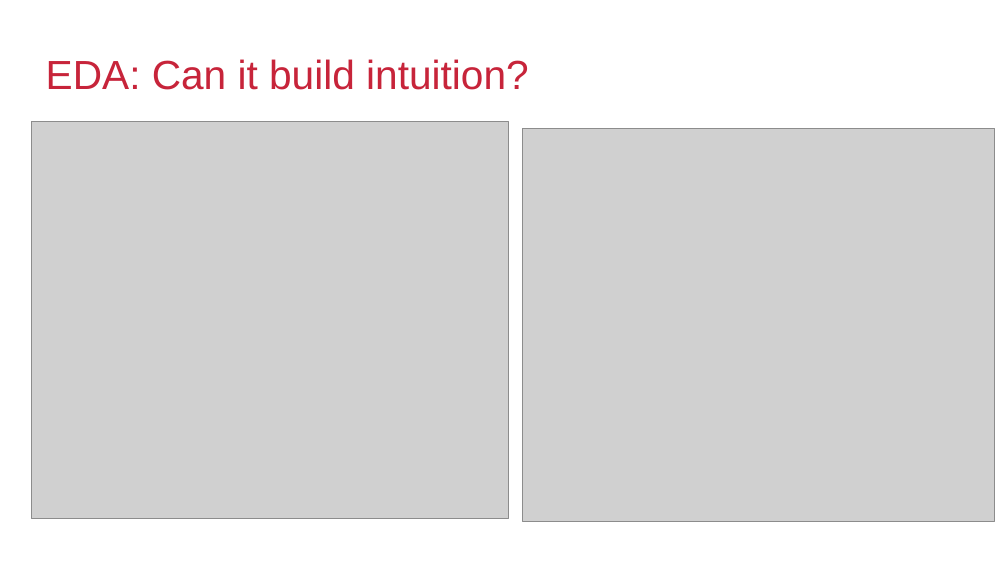
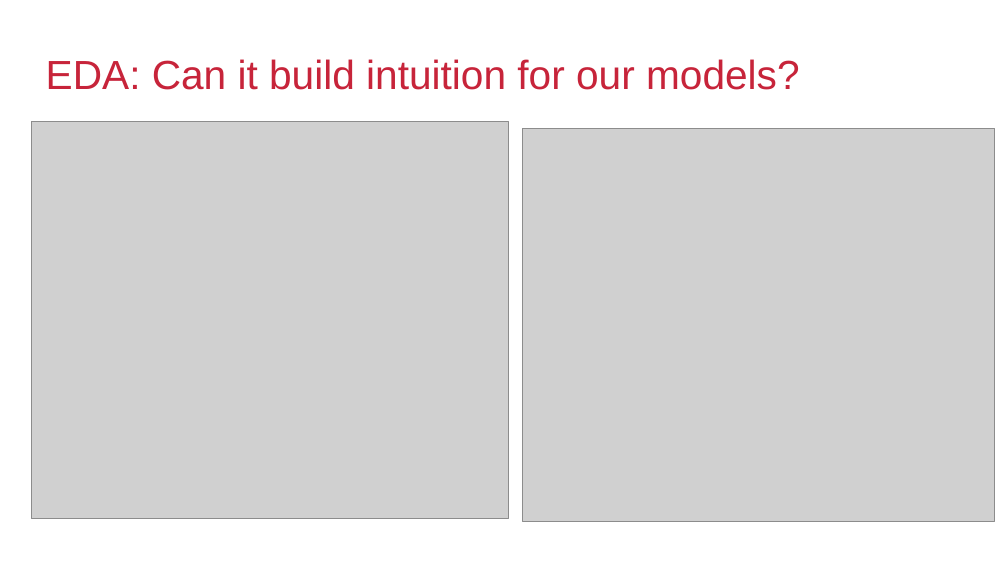
Before and after one commit to mkpetterson/2016-elections, a slide deck: slide 6 of docs/election.odp (slide 7 before the commit). Drawn at 1008x567 pixels with LibreOffice and Linux fonts; fonts in the diff are those of the drawing; grey boxes stand for pictures; background and template pictures are left out. Boxes give left, top, right and bottom in pixels: in the first picture for what was removed or moved away, otherwise in the second. Text is boxed around its words. In the diff, an @@ line names an element or a change of style, - is before the commit and + after.

```diff
--- a/docs/election.odp
+++ b/docs/election.odp
@@ title at <box>46,59,800,90</box>: text changed @@
-EDA: Can it build intuition?
+EDA: Can it build intuition for our models?
```
Also in this commit, not shown: 6 other slides changed, 2 slides added, 2 slides removed, 7 other files.
